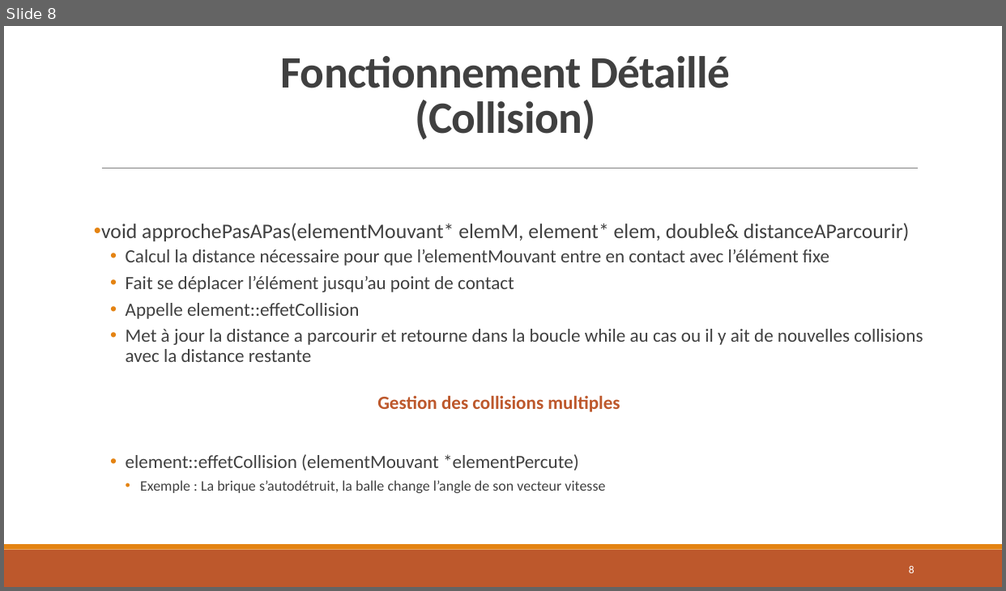
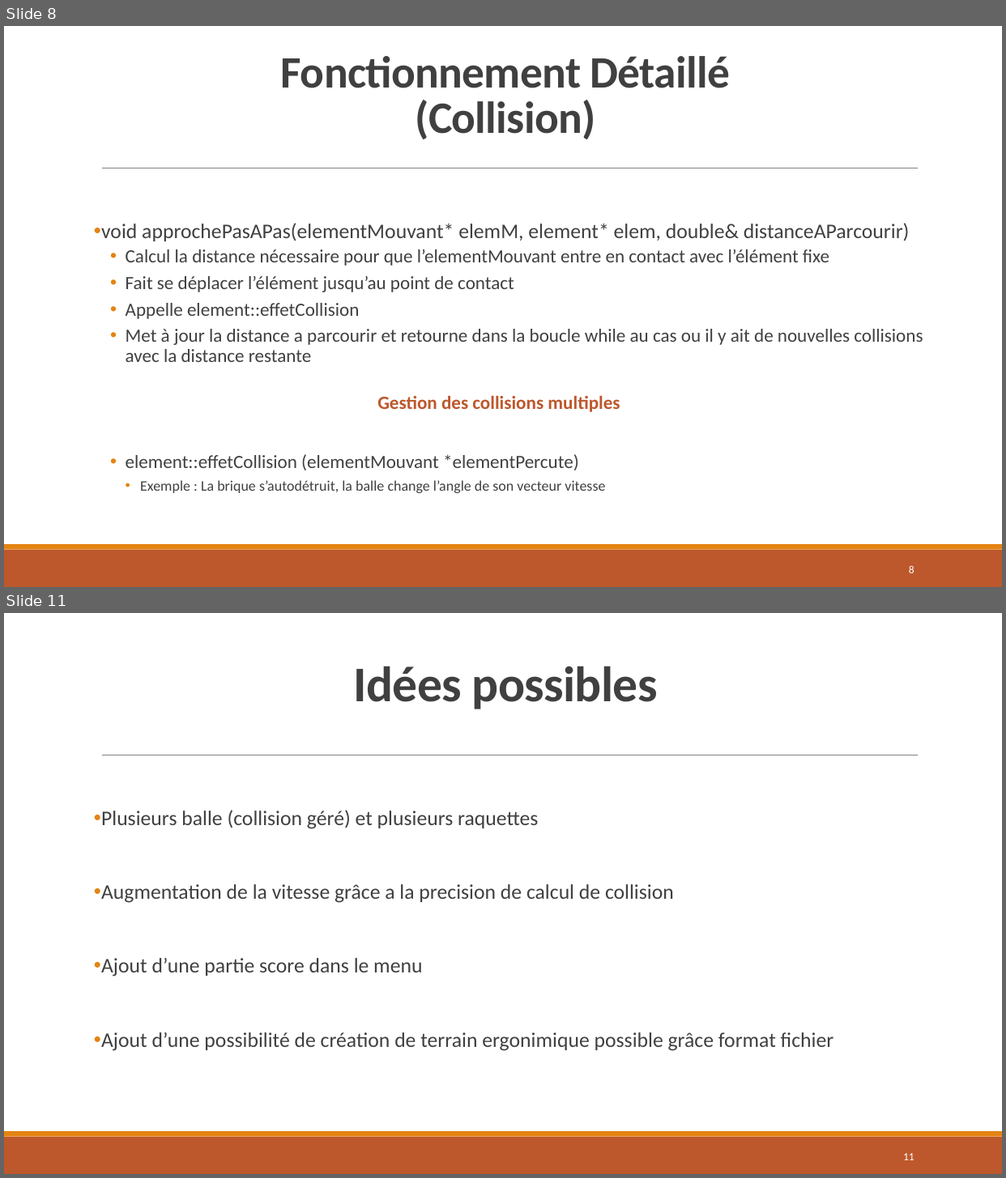
Before and after one commit to Skabran/Casse-Brique-Projet, a slide deck: Presentation_casse_brique.pptx. Shown one above the other, each under a label of ours: slide 8 before the commit, slides 8 and 11 after it; the slides between them are not shown. The pictures are 1006x591 and 1006x1178 pixels, drawn with LibreOffice and Linux fonts; fonts in the diff are those of the drawing. Boxes give left, top, right and bottom in pixels: in the first picture for what was removed or moved away, otherwise in the second. Text is boxed around its words. In the diff, an @@ line names an element or a change of style, - is before the commit and + after.

```diff
--- a/Presentation_casse_brique.pptx
+++ b/Presentation_casse_brique.pptx
@@ slide 11 added at <box>4,613,1002,1174</box>, background #FFFFFF; not listed: 3 template elements that a slide beside it also shows @@
@@ title added at <box>354,666,658,709</box>, 48 pt, text #404040, bold @@
+Idées possibles
@@ text added at <box>101,810,834,1051</box>, 20 pt, text #404040 @@
+• Plusieurs balle (collision géré) et plusieurs raquettes
+• Augmentation de la vitesse grâce a la precision de calcul de collision
+• Ajout d’une partie score dans le menu
+• Ajout d’une possibilité de création de terrain ergonimique possible grâce format fichier
@@ page number added at <box>903,1153,914,1161</box>, 10.5 pt, text #FFFFFF @@
+11
```
Also in this commit, not shown: 6 slides changed.
